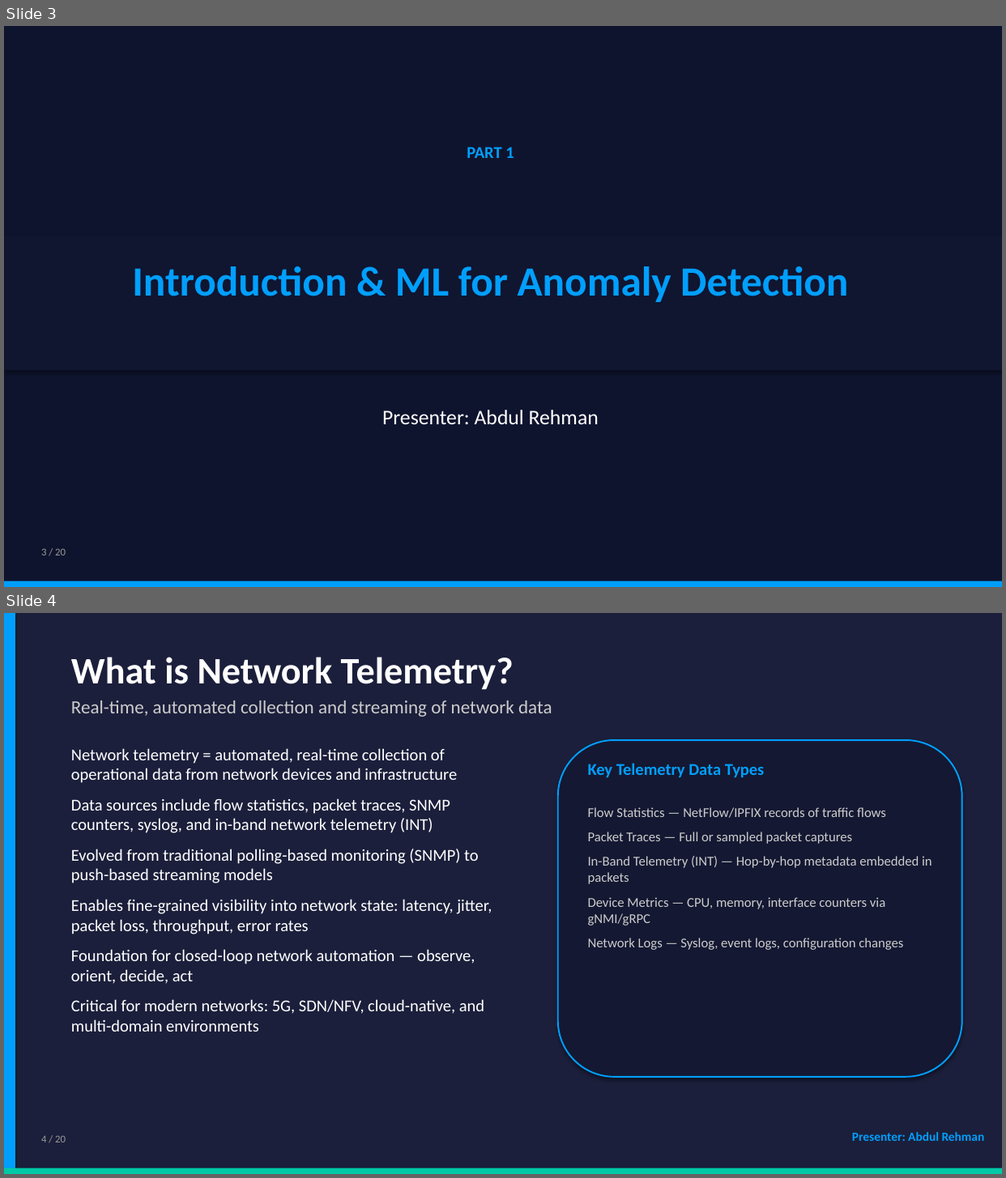
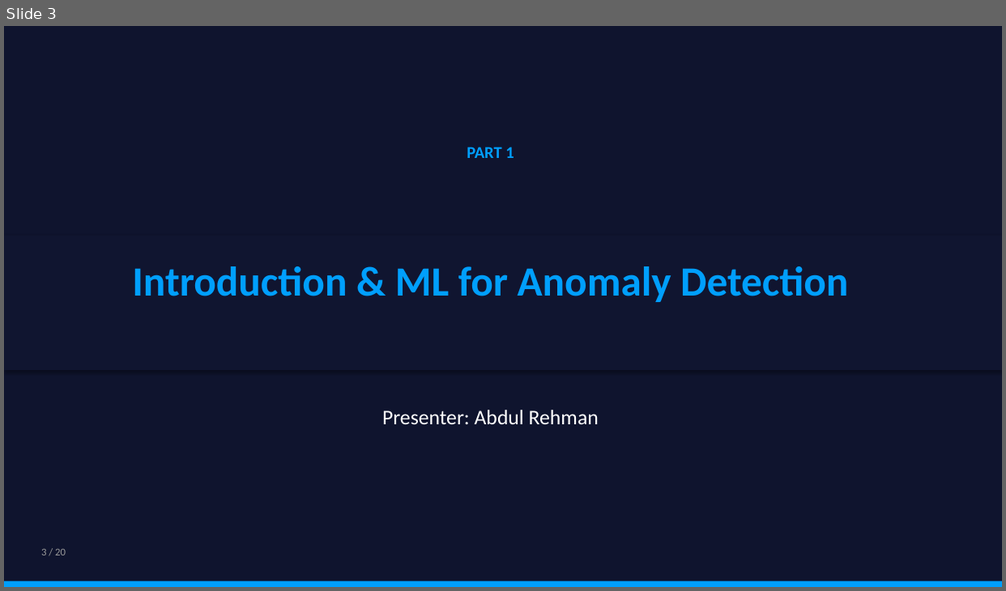
Before and after one commit to dkabduli/NET3006-Project, a slide deck: NET3006A-ML-Network-Telemetry/presentation/NET3006A_ML_Network_Telemetry_Presentation.pptx. Shown one above the other, each under a label of ours: slides 3 and 4 before the commit, slide 3 after it. The pictures are 1006x1178 and 1006x591 pixels, drawn with LibreOffice and Linux fonts; fonts in the diff are those of the drawing. Boxes give left, top, right and bottom in pixels: in the first picture for what was removed or moved away, otherwise in the second. Text is boxed around its words. In the diff, an @@ line names an element or a change of style, - is before the commit and + after.

```diff
--- a/NET3006A-ML-Network-Telemetry/presentation/NET3006A_ML_Network_Telemetry_Presentation.pptx
+++ b/NET3006A-ML-Network-Telemetry/presentation/NET3006A_ML_Network_Telemetry_Presentation.pptx
@@ slide 4 removed at (4,613,1002,1174), background #1B1F3B @@
@@ rectangle removed at (4,613,15,1174) @@
@@ text removed at (71,657,513,690) @@
-What is Network Telemetry?
@@ text removed at (71,700,552,717) @@
-Real-time, automated collection and streaming of network data
@@ text removed at (71,748,492,1032) @@
-Network telemetry = automated, real-time collection of operational data from network devices and infrastructure
-Data sources include flow statistics, packet traces, SNMP counters, syslog, and in-band network telemetry (INT)
-Evolved from traditional polling-based monitoring (SNMP) to push-based streaming models
-Enables fine-grained visibility into network state: latency, jitter, packet loss, throughput, error rates
-Foundation for closed-loop network automation — observe, orient, decide, act
-Critical for modern networks: 5G, SDN/NFV, cloud-native, and multi-domain environments
@@ rounded rectangle removed at (558,740,962,1077) @@
@@ text removed at (588,763,765,778) @@
-Key Telemetry Data Types
@@ text removed at (588,807,932,950) @@
-Flow Statistics — NetFlow/IPFIX records of traffic flows
-Packet Traces — Full or sampled packet captures
-In-Band Telemetry (INT) — Hop-by-hop metadata embedded in packets
-Device Metrics — CPU, memory, interface counters via gNMI/gRPC
-Network Logs — Syslog, event logs, configuration changes
@@ text removed at (41,1136,66,1143) @@
-4 / 20
@@ text removed at (852,1132,985,1141) @@
-Presenter: Abdul Rehman
@@ rectangle removed at (4,1169,1002,1174) @@
```
Also in this commit, not shown: 8 slides changed, 7 slides added, 6 other slides removed, 2 other files.
